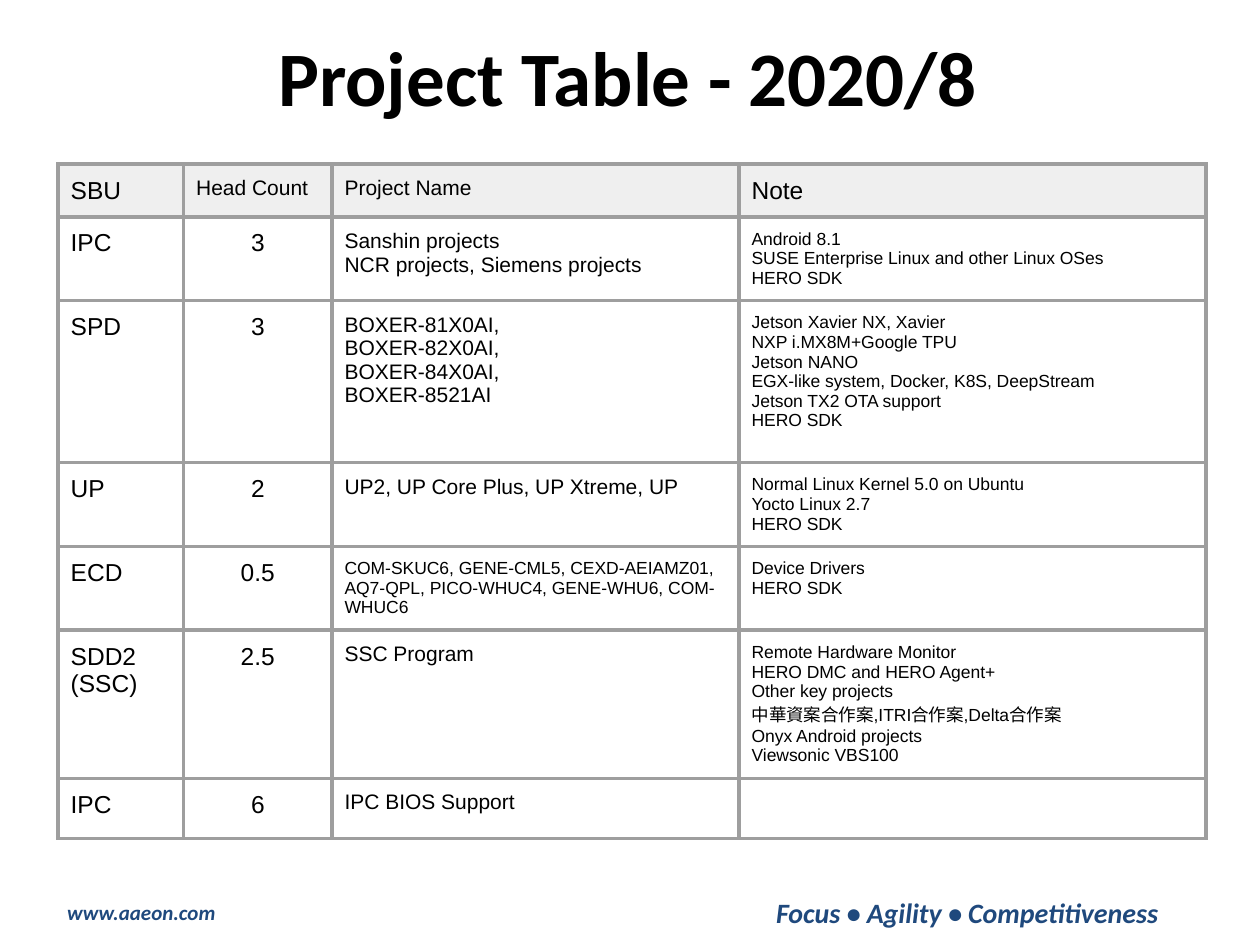
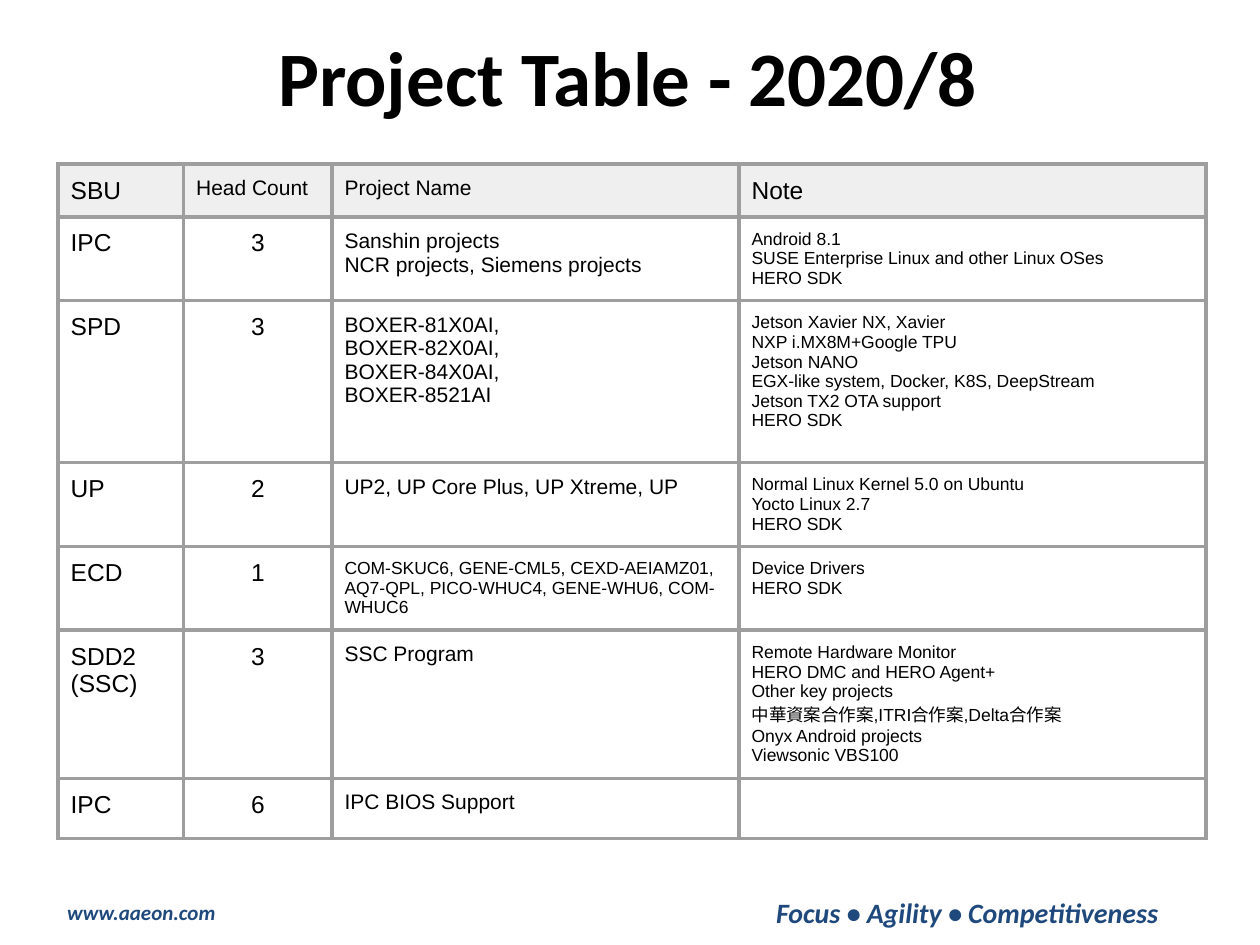
Before and after one commit to hsuziyen/node, a slide deck: slide 2 of 2020週報-0810_0814.pptx. Drawn at 1260x945 pixels with LibreOffice and Linux fonts; fonts in the diff are those of the drawing; background and template pictures are left out. Boxes give left, top, right and bottom in pixels: in the first picture for what was removed or moved away, otherwise in the second. Text is boxed around its words. In the diff, an @@ line names an element or a change of style, - is before the commit and + after.

```diff
--- a/2020週報-0810_0814.pptx
+++ b/2020週報-0810_0814.pptx
@@ table at bbox=[58, 164, 1206, 818] @@
-row 5, column 2: 0.5
+row 5, column 2: 1
-row 6, column 2: 2.5
+row 6, column 2: 3
```
Also in this commit, not shown: 13 other slides changed, 3 slides removed, 4 other files.
